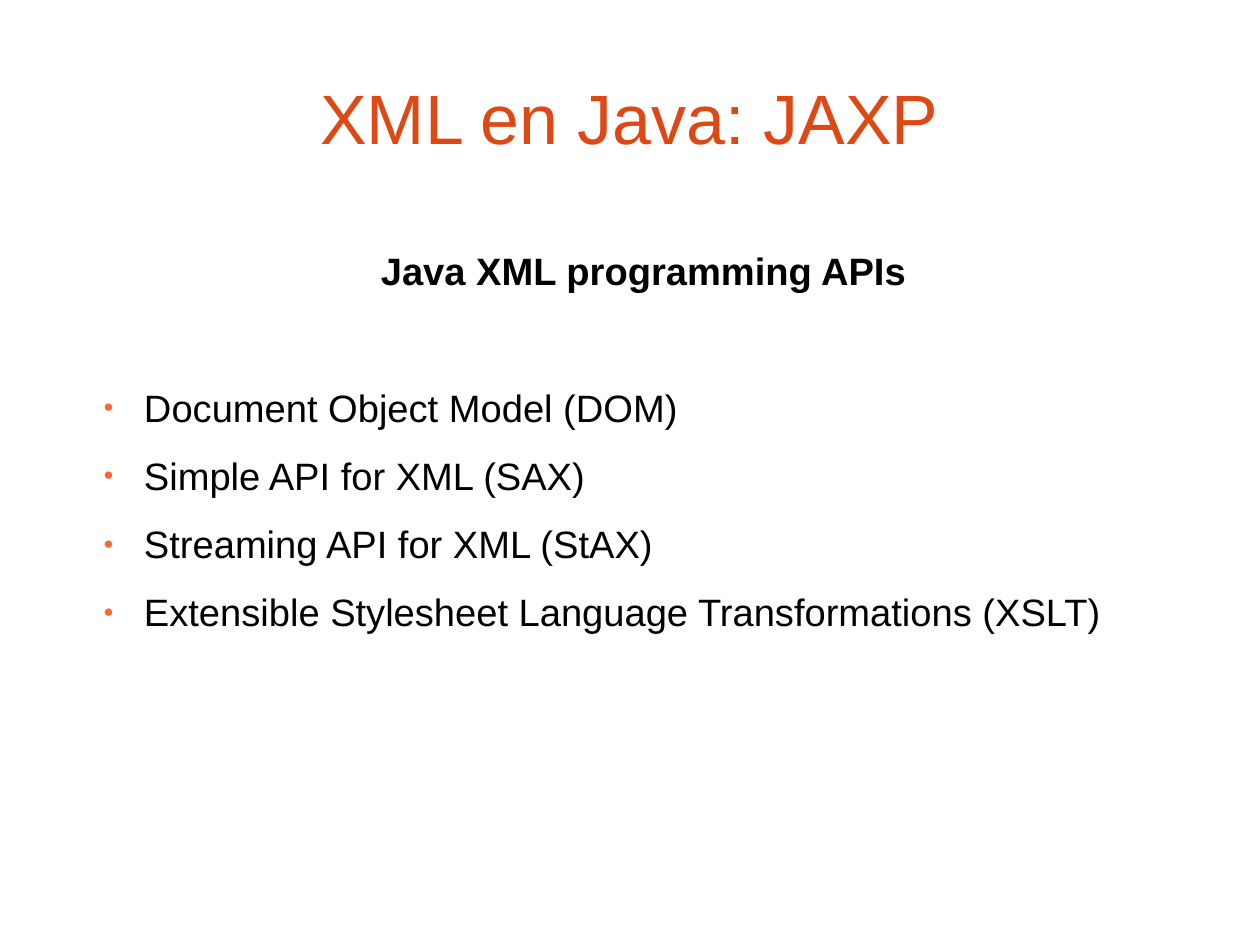
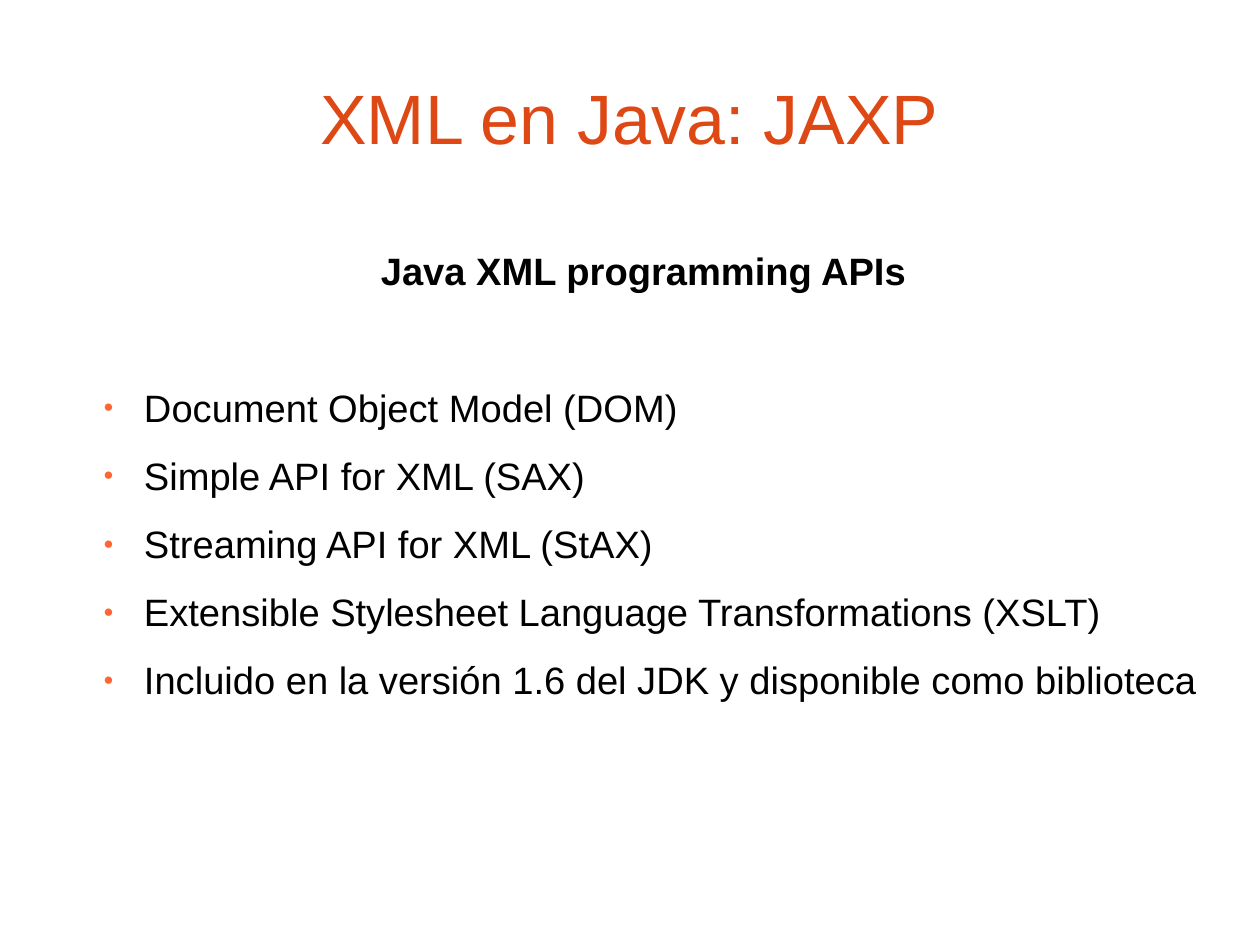
Before and after one commit to jpuerto/barcampes2012-cocoon, a slide deck: slide 5 of presentacion/Procesamiento de XML con Apache Cocoon 3.0.odp. Drawn at 1260x945 pixels with LibreOffice and Linux fonts; fonts in the diff are those of the drawing; background and template pictures are left out. Boxes give left, top, right and bottom in pixels: in the first picture for what was removed or moved away, otherwise in the second. Text is boxed around its words. In the diff, an @@ line names an element or a change of style, - is before the commit and + after.

```diff
--- a/presentacion/Procesamiento de XML con Apache Cocoon 3.0.odp
+++ b/presentacion/Procesamiento de XML con Apache Cocoon 3.0.odp
@@ text at (144,666,1196,702): paragraph added @@
+● Incluido en la versión 1.6 del JDK y disponible como biblioteca
```
Also in this commit, not shown: 4 other slides changed, 13 slides added.
